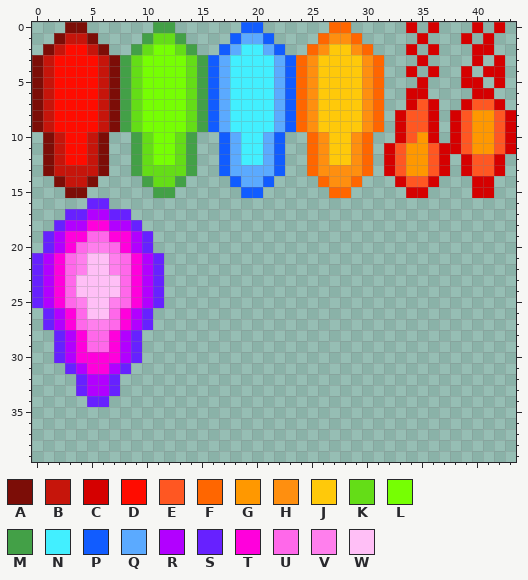
Two states of a pixel-art sprite, res/tex/bullets.png. The first picture shows the starting point.
The file is 44x40 pixels.
Palette (. is transparent): A #7c0d07  B #c6150b  C #d50000  D #ff0c00  E #ff5722  F #ff6600  G #ff9800  H #ff8f0f  J #ffc90a  K #64dd17  L #76ff03  M #43a047  N #42efff  P #115cff  Q #5baaff  R #b200ff  S #6721ff  T #ff00dc  U #ff68ea  V #ff7fed  W #ffbff6
Pixels before, first column x 0:
 0 ...AA......MM......PP......FF.....C.C...C.C.
 1 ..ABBA....MKKM....PQQP....FHHF.....C...C.C..
 2 .ABDDBA..MKLLKM..PQNNQP..FHJJHF...C.C...CC..
 3 ABDDDDBAMKLLLLKMPQNNNNQPFHJJJJHF...C....C.C.
 4 ABDDDDBAMKLLLLKMPQNNNNQPFHJJJJHF..C.C..C.CC.
 5 ABDDDDBAMKLLLLKMPQNNNNQPFHJJJJHF...C...CC.C.
 6 ABDDDDBAMKLLLLKMPQNNNNQPFHJJJJHF..CC....CC..
 7 ABDDDDBAMKLLLLKMPQNNNNQPFHJJJJHF..CEC..CEEC.
 8 ABDDDDBAMKLLLLKMPQNNNNQPFHJJJJHF.CEEC.CEGGEC
 9 ABDDDDBAMKLLLLKMPQNNNNQPFHJJJJHF.CEEC.CEGGEC
10 .ABDDBA..MKLLKM..PQNNQP..FHJJHF..CEGC.CEGGEC
11 .ABDDBA..MKLLKM..PQNNQP..FHJJHF.CEGGECCEGGEC
12 .ABDDBA..MKLLKM..PQNNQP..FHJJHF.CEGGEC.CEEC.
13 .ABBBBA..MKKKKM..PQQQQP..FHHHHF.CEGGEC.CEEC.
14 ..ABBA....MKKM....PQQP....FHHF...CEEC...CC..
15 ...AA......MM......PP......FF.....CC....CC..
16 .....SS.....................................
17 ...SSRRSS...................................
18 ..SRRTTRRS..................................
19 .SRTTUUTTRS.................................
20 .SRTUVVUTRS.................................
21 SRTUVWWVUTRS................................
22 SRTUVWWVUTRS................................
23 SRTUWWWWUTRS................................
24 SRTUWWWWUTRS................................
25 SRTUVWWVUTRS................................
26 .SRTUWWUTRS.................................
27 .SRTUVVUTRS.................................
28 ..SRTUUTRS..................................
29 ..SRTUUTRS..................................
30 ..SRTTTTRS..................................
31 ...SRTTRS...................................
32 ....SRRS....................................
33 ....SRRS....................................
34 .....SS.....................................
Once edited:
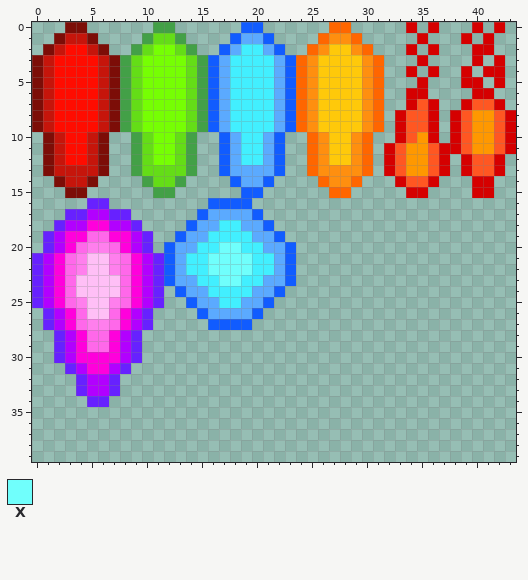
Colours new in this view: X #70fffc
The exact change:
Changed rows in their new state; - is an unchanged pixel.
first column x 12:
16 ----PPPP----
17 ---PQQQQP---
18 --PQQNNQQP--
19 -PQQNNNNQQP-
20 PQQNNXXNNQQP
21 PQNNXXXXNNQP
22 PQNNXXXXNNQP
23 PQQNNXXNNQQP
24 -PQQNNNNQQP-
25 --PQQNNQQP--
26 ---PQQQQP---
27 ----PPPP----
Pixel boxes of the changes (left, top, right, bottom) in both pictures:
added: (164, 198, 296, 330)
